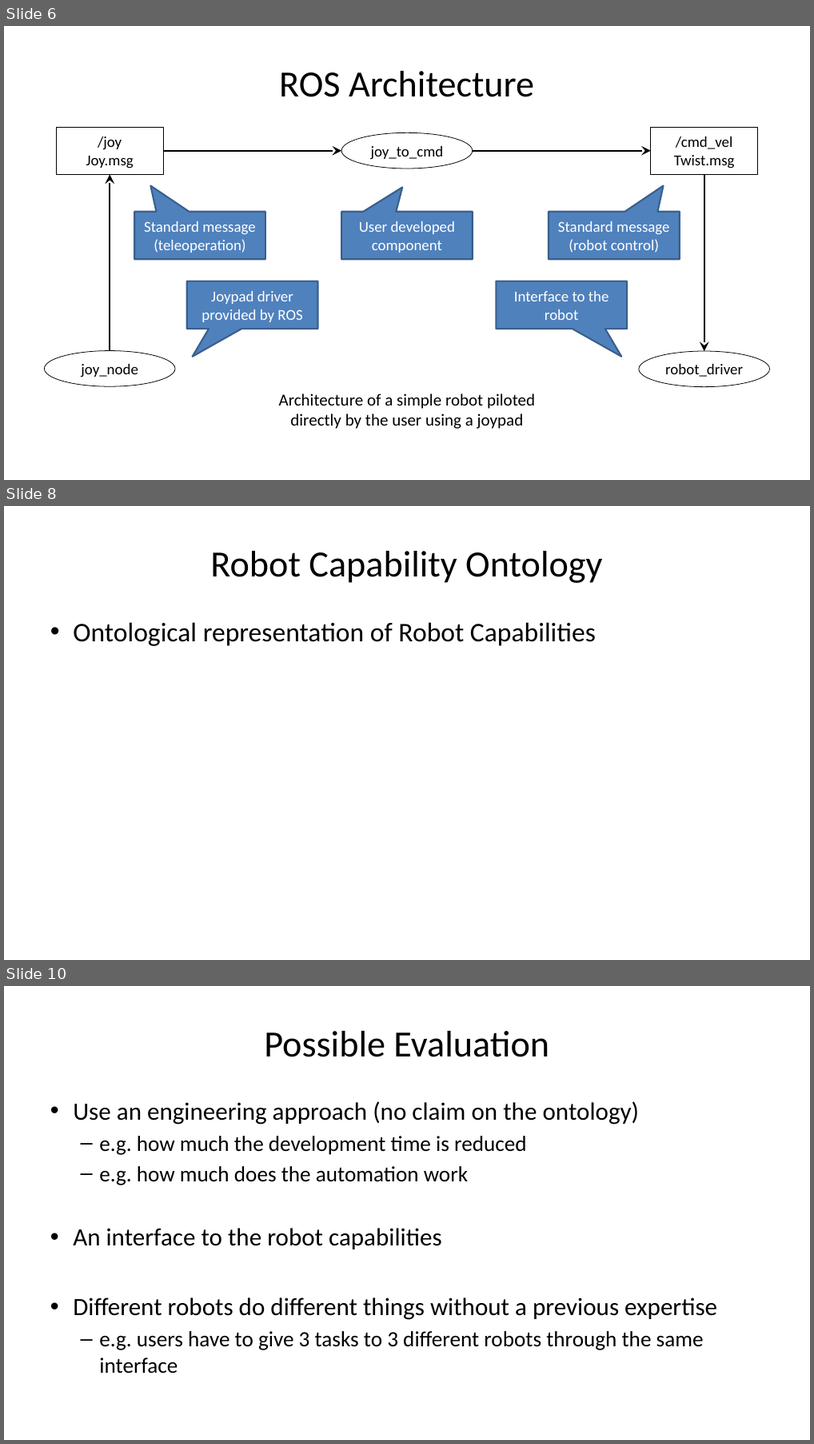
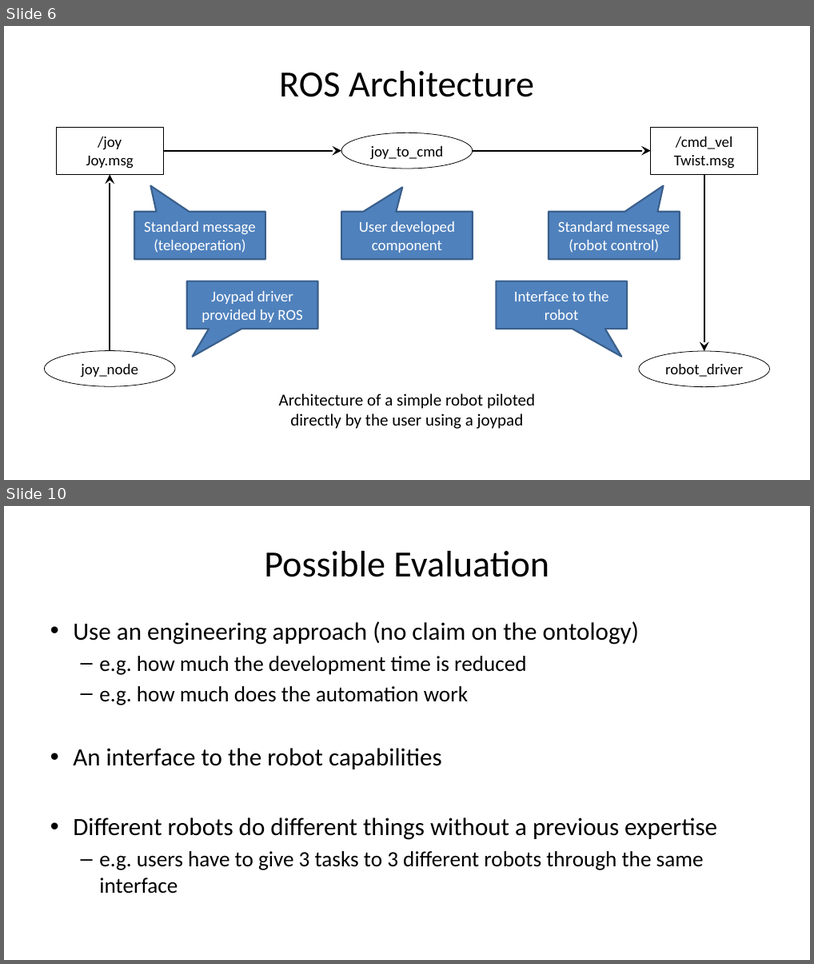
Before and after one commit to kmitd/onto-rob-capabilities, a slide deck: data/meeting_2017_05_09.pptx. Shown one above the other, each under a label of ours: slides 6, 8 and 10 before the commit, slides 6 and 10 after it; the slides between them are not shown. The pictures are 814x1444 and 814x964 pixels, drawn with LibreOffice and Linux fonts; fonts in the diff are those of the drawing. Boxes give left, top, right and bottom in pixels: in the first picture for what was removed or moved away, otherwise in the second. Text is boxed around its words. In the diff, an @@ line names an element or a change of style, - is before the commit and + after.

Commit message:
manu's change to the ROS ontology

```diff
--- a/data/meeting_2017_05_09.pptx
+++ b/data/meeting_2017_05_09.pptx
@@ slide 8 removed at box(4, 506, 810, 960), background #FFFFFF @@
@@ title removed at box(210, 551, 602, 583) @@
-Robot Capability Ontology
@@ text removed at box(73, 622, 596, 646) @@
-• Ontological representation of Robot Capabilities
```
Also in this commit, not shown: 1 slide changed, 3 slides added, 2 other slides removed, 4 other files.
